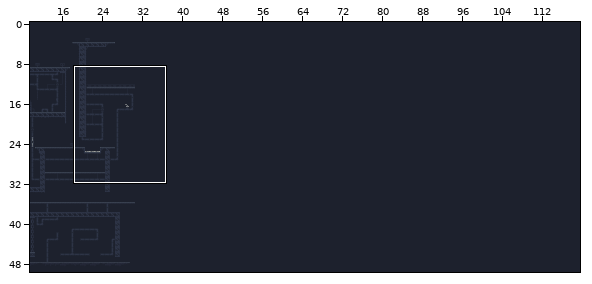
One commit to this Tiled map: Output/Assets/Maps/NEW_Level_1.tmx. The first picture is a wide view before the edit; the outline marks the close-up.
Close-up. Before:
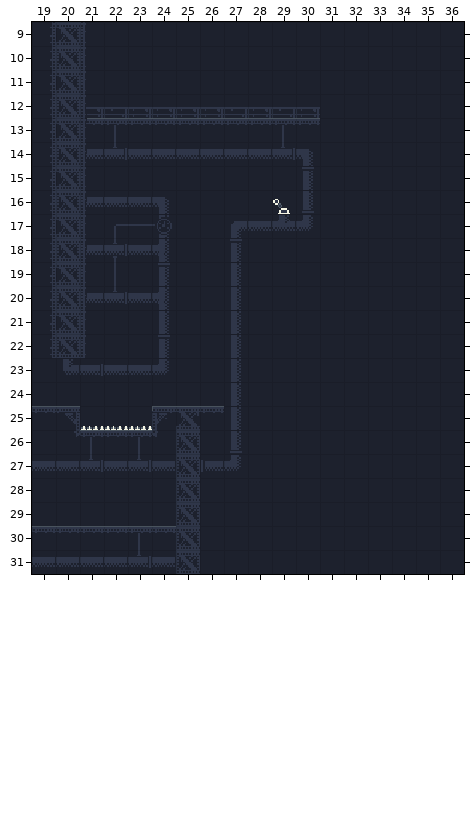
Cells are 16x16 px. Shown: x 19..36, y 9..31. The commit also changed other parts of the map, which this record leaves out.
After the commit:
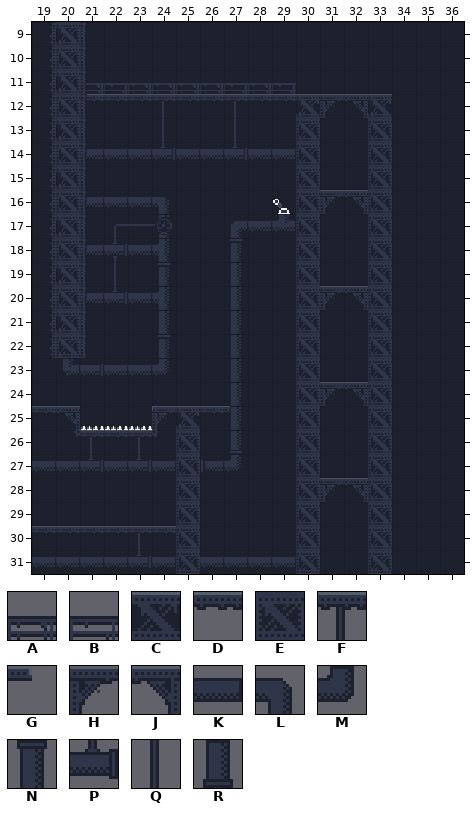
Key: from "industrial_v2": A 1, B 2, C 14, D 18, E 53, F 85, G 148, H 152, J 153, K 236, L 237, M 269, N 270, P 271, Q 368, R 398.
_ is an empty cell.
Commit message: Created PlayerInteract Collider to check Triggers Modified map
Difference:
Layer "Player Plane 2":
y 11: x 21 _ -> A
y 12: x 21 A -> D
y 13: x 21 D -> _
y 25: x 27 _ -> G
Layer "Player Plane":
y 11: x 22..29 ________ -> BAAAABAB
y 12: x 22..33 BAAAABABA___ -> DDFDDFDDCHJC
y 13: x 22..30 FDDDDDDFD -> __Q__Q__E; x 33 _ -> E
y 14: x 22 P -> K; x 24 K -> P; x 27 K -> P; x 29..30 PL -> KE; x 33 _ -> E
y 15: x 30 N -> E; x 33 _ -> E
y 16: x 30..33 R___ -> EHJE
y 17: x 30 M -> E; x 33 _ -> E
y 18..19: x 30 _ -> E; x 33 _ -> E
y 20: x 30..33 ____ -> EHJE
y 21..23: x 30 _ -> E; x 33 _ -> E
y 24: x 30..33 ____ -> EHJE
y 25..27: x 30 _ -> E; x 33 _ -> E
y 28: x 30..33 ____ -> EHJE
y 29..30: x 30 _ -> E; x 33 _ -> E
y 31: x 26..30 _____ -> KKKKE; x 33 _ -> E
